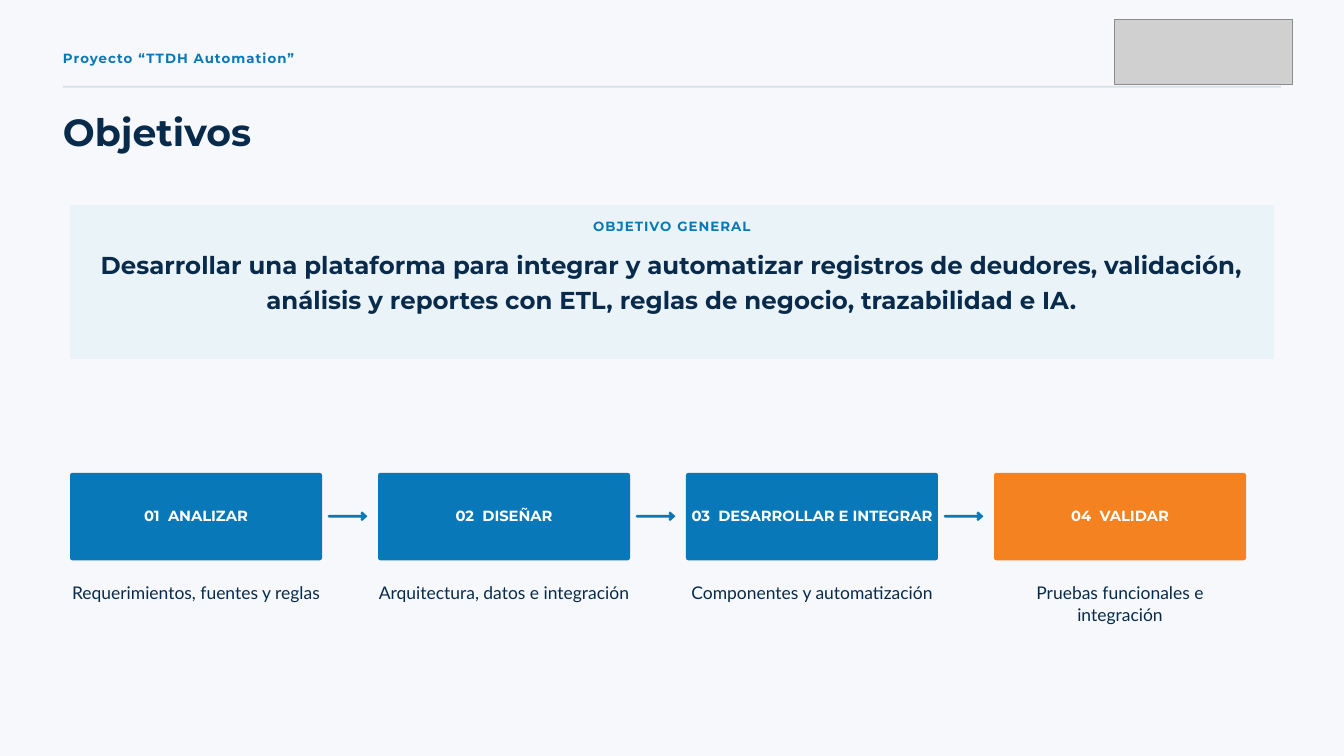
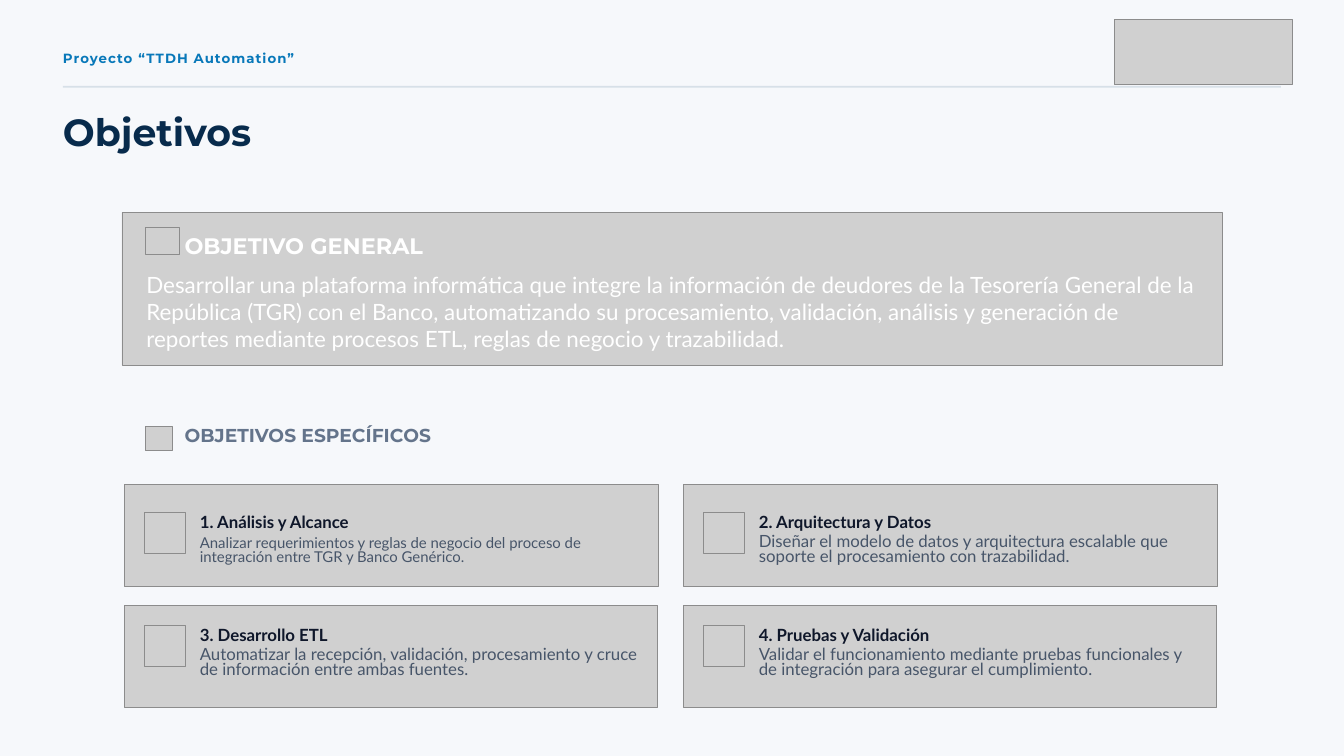
Before and after one commit to JS-Ranker/CAPSTONE, a slide deck: slide 4 of Fase 1/Evidencias Grupales/Presentación Proyecto.pptx. Drawn at 1344x756 pixels with LibreOffice and Linux fonts; fonts in the diff are those of the drawing; grey boxes stand for pictures; background and template pictures are left out. Boxes give left, top, right and bottom in pixels: in the first picture for what was removed or moved away, otherwise in the second. Text is boxed around its words. In the diff, an @@ line names an element or a change of style, - is before the commit and + after.

```diff
--- a/Fase 1/Evidencias Grupales/Presentación Proyecto.pptx
+++ b/Fase 1/Evidencias Grupales/Presentación Proyecto.pptx
@@ freeform shape removed at [70,206,1274,360] @@
@@ picture added at [122,212,1222,365] @@
@@ picture added at [146,228,179,255] @@
@@ text "OBJETIVO GENERAL": place and size @@
-text "OBJETIVO GENERAL" at [593,221,750,231]
+text "OBJETIVO GENERAL" at [185,238,423,254]
@@ text "OBJETIVO GENERAL" at [185,238,423,254]: size 14.2 to 24 pt, text colour #0878B9 to #FFFFFF, letter spacing 1.1 to 0 pt; alignment centre to left; line spacing 19.9pt to 1; vertical alignment top to middle @@
@@ text at [146,277,1193,351]: text changed; size 26.2 to 24 pt; font Montserrat to Lato; text colour #082B4C to #FFFFFF; bold off @@
-Desarrollar una plataforma para integrar y automatizar registros de deudores, validación, análisis y reportes con ETL, reglas de negocio, trazabilidad e IA.
+Desarrollar una plataforma informática que integre la información de deudores de la Tesorería General de la República (TGR) con el Banco, automatizando su procesamiento, validación, análisis y generación de reportes mediante procesos ETL, reglas de negocio y trazabilidad.
@@ picture added at [145,426,172,451] @@
@@ text added at [185,425,431,442], 20 pt, text #64748B, bold @@
+OBJETIVOS ESPECÍFICOS
@@ group removed at [70,473,1246,624]: 8 texts, 4 freeform shapes, 3 arrows @@
-01 ANALIZAR
-Requerimientos, fuentes y reglas
-02 DISEÑAR
-Arquitectura, datos e integración
-03 DESARROLLAR E INTEGRAR
-Componentes y automatización
-04 VALIDAR
-Pruebas funcionales e integración
@@ group added at [124,484,1218,708]: 8 pictures, 8 texts @@
+1. Análisis y Alcance
+Analizar requerimientos y reglas de negocio del proceso de integración entre TGR y Banco Genérico.
+2. Arquitectura y Datos
+Diseñar el modelo de datos y arquitectura escalable que soporte el procesamiento con trazabilidad.
+3. Desarrollo ETL
+Automatizar la recepción, validación, procesamiento y cruce de información entre ambas fuentes.
+4. Pruebas y Validación
+Validar el funcionamiento mediante pruebas funcionales y de integración para asegurar el cumplimiento.
```
Also in this commit, not shown: 4 other slides changed.
